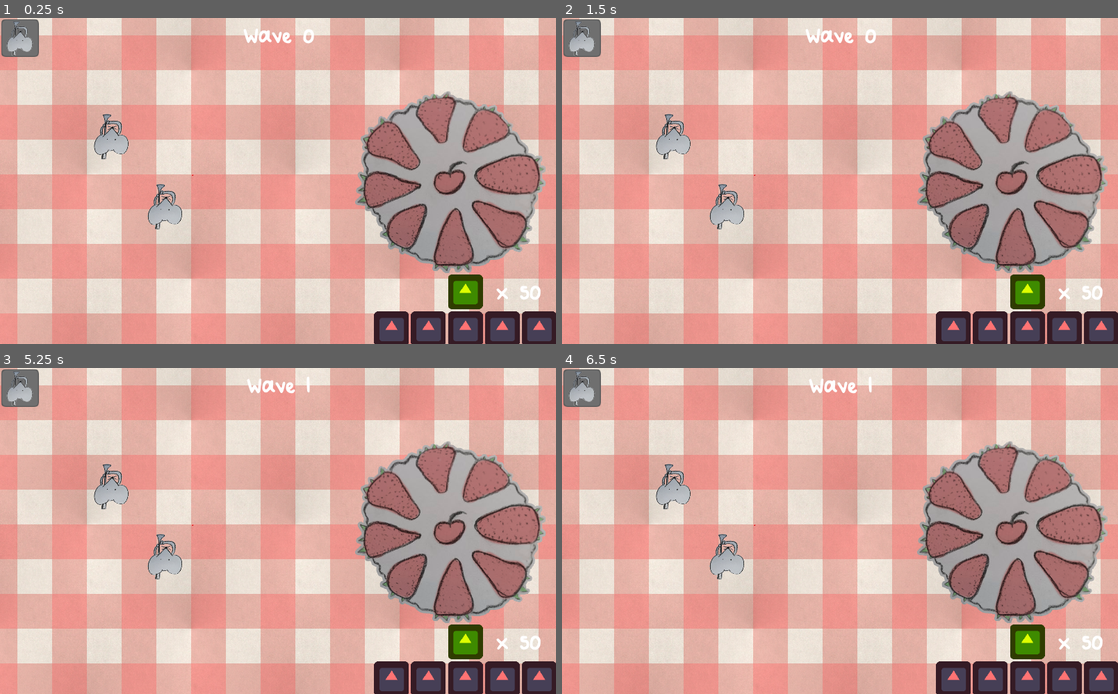
Above: before the commit, frames 1-4 (two rows, left to right).
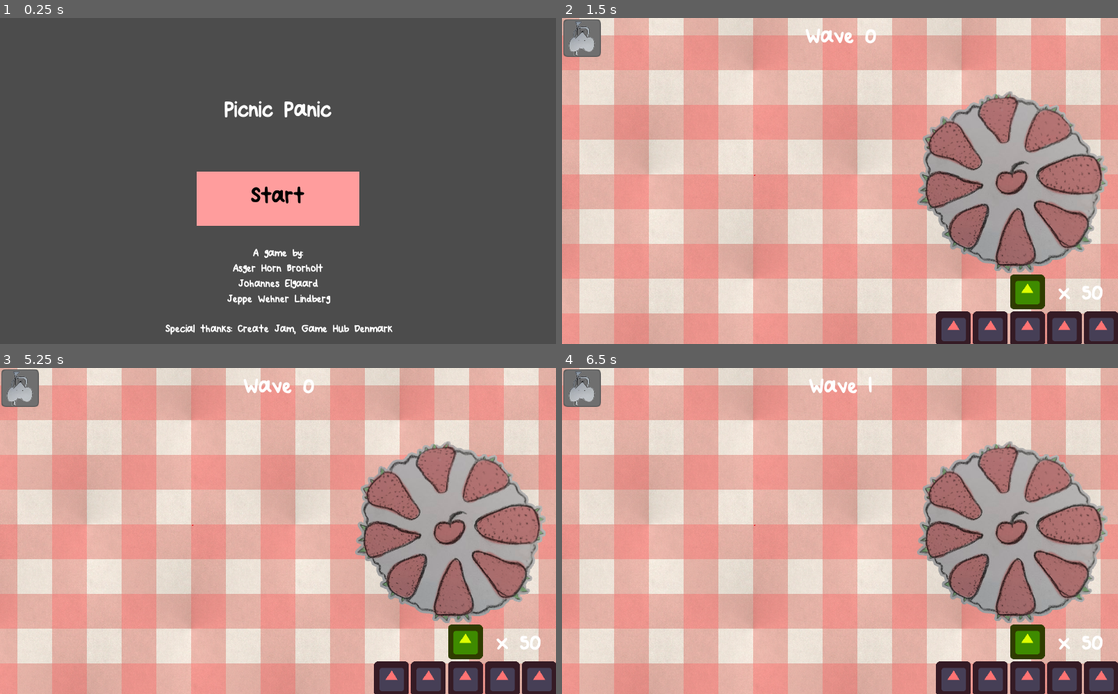
Above: after the commit, the same moments.

Repository: JeppeLindberg/Picnic
Game: Godot game, scene res://Scenes/TitleScreen.tscn
The game is run twice, just before and just after one commit, with the same random seed, the same clock (stepped at 60 frames per second) and the same inputs. Before the commit the project starts from res://Scenes/MainScene.tscn. The engine's default icon, where the game draws it, is replaced by a stand-in: a white triangle on a blue panel in a dark square.
Inputs (mouse positions are in pixels of both pictures, inside the frame that each line leads up to):
- Up to frame 1 (0.25 s): no input
- Up to frame 2 (1.5 s): click (840, 200) at 0.5 s, where only the run after the commit has a clickable "Start"; tap Enter at 1.25 s; move the mouse to (962, 164) at 1.27 s; click (962, 164) at 1.42 s
- Up to frame 3 (5.25 s): tap Space at 2, 3.5, 5 s; move the mouse to (166, 547) at 2.02 s; click (166, 547) at 2.17 s; tap Enter at 2.75, 4.25 s; move the mouse to (333, 459) at 2.77 s; click (333, 459) at 2.92 s; move the mouse to (250, 596) at 3.52 s; click (250, 596) at 3.67 s; move the mouse to (444, 579) at 4.27 s; click (444, 579) at 4.42 s; move the mouse to (111, 482) at 5.02 s; click (111, 482) at 5.17 s
- Up to frame 4 (6.5 s): move the mouse to (867, 531) at 5.77 s; click (867, 531) at 5.92 s

The runs differ from the first frame. In frame 1, 96% of the frame differs, in the area x 0-100%, y 0-100%; in frame 2, 1.0%; in frame 3, 1.2%; in frame 4, 1.0%.

Commit message:
New main scene

Diff:
--- a/Assets/Bullet.tscn
+++ b/Assets/Bullet.tscn
@@ -7,6 +7,7 @@
 radius = 14.5602
 
 [node name="Bullet" type="KinematicBody2D"]
+z_index = -5
 collision_mask = 0
 script = ExtResource( 2 )
 speed = 200.0
--- a/Resources/SmallHandwriting.tres
+++ b/Resources/SmallHandwriting.tres
@@ -3,5 +3,5 @@
 [ext_resource path="res://Resources/Handwriting.ttf" type="DynamicFontData" id=1]
 
 [resource]
-size = 30
+size = 25
 font_data = ExtResource( 1 )
--- a/Scenes/MainScene.tscn
+++ b/Scenes/MainScene.tscn
@@ -18,12 +18,10 @@
 
 [node name="PicnicClothBackground" parent="." instance=ExtResource( 12 )]
 position = Vector2( 448, 384 )
+z_index = -10
 
 [node name="Nodes" type="Node2D" parent="."]
 script = ExtResource( 9 )
-
-[node name="Tower" parent="." instance=ExtResource( 4 )]
-position = Vector2( 205, 211 )
 
 [node name="Cake" parent="." instance=ExtResource( 5 )]
 position = Vector2( 830, 302 )
@@ -151,6 +149,3 @@
 
 [node name="BottomRight" type="Node2D" parent="EnemySpawn"]
 position = Vector2( 123, 436 )
-
-[node name="Tower2" parent="." instance=ExtResource( 4 )]
-position = Vector2( 304, 340 )
--- a/Scenes/TitleScreen.tscn
+++ b/Scenes/TitleScreen.tscn
@@ -54,7 +54,8 @@
 size_flags_horizontal = 3
 theme = ExtResource( 1 )
 custom_fonts/font = ExtResource( 3 )
-text = "Asger Horn Brorholt
+text = "A game by:
+Asger Horn Brorholt
 Johannes Elgaard
 Jeppe Wehner Lindberg
 
--- a/Scripts/GameState.gd
+++ b/Scripts/GameState.gd
@@ -37,7 +37,7 @@
 	current_health -= 1
 
 	if current_health == 0:
-		print("Game over")
+		get_tree().change_scene("res://Scenes/GameOver.tscn")
 
 	update_display()
 
--- a/project.godot
+++ b/project.godot
@@ -11,8 +11,8 @@
 [application]
 
 config/name="Picnic"
-run/main_scene="res://Scenes/MainScene.tscn"
-config/icon="res://icon.png"
+run/main_scene="res://Scenes/TitleScreen.tscn"
+config/icon="res://Resources/Towers/MouseIdle.png"
 
 [display]
 
